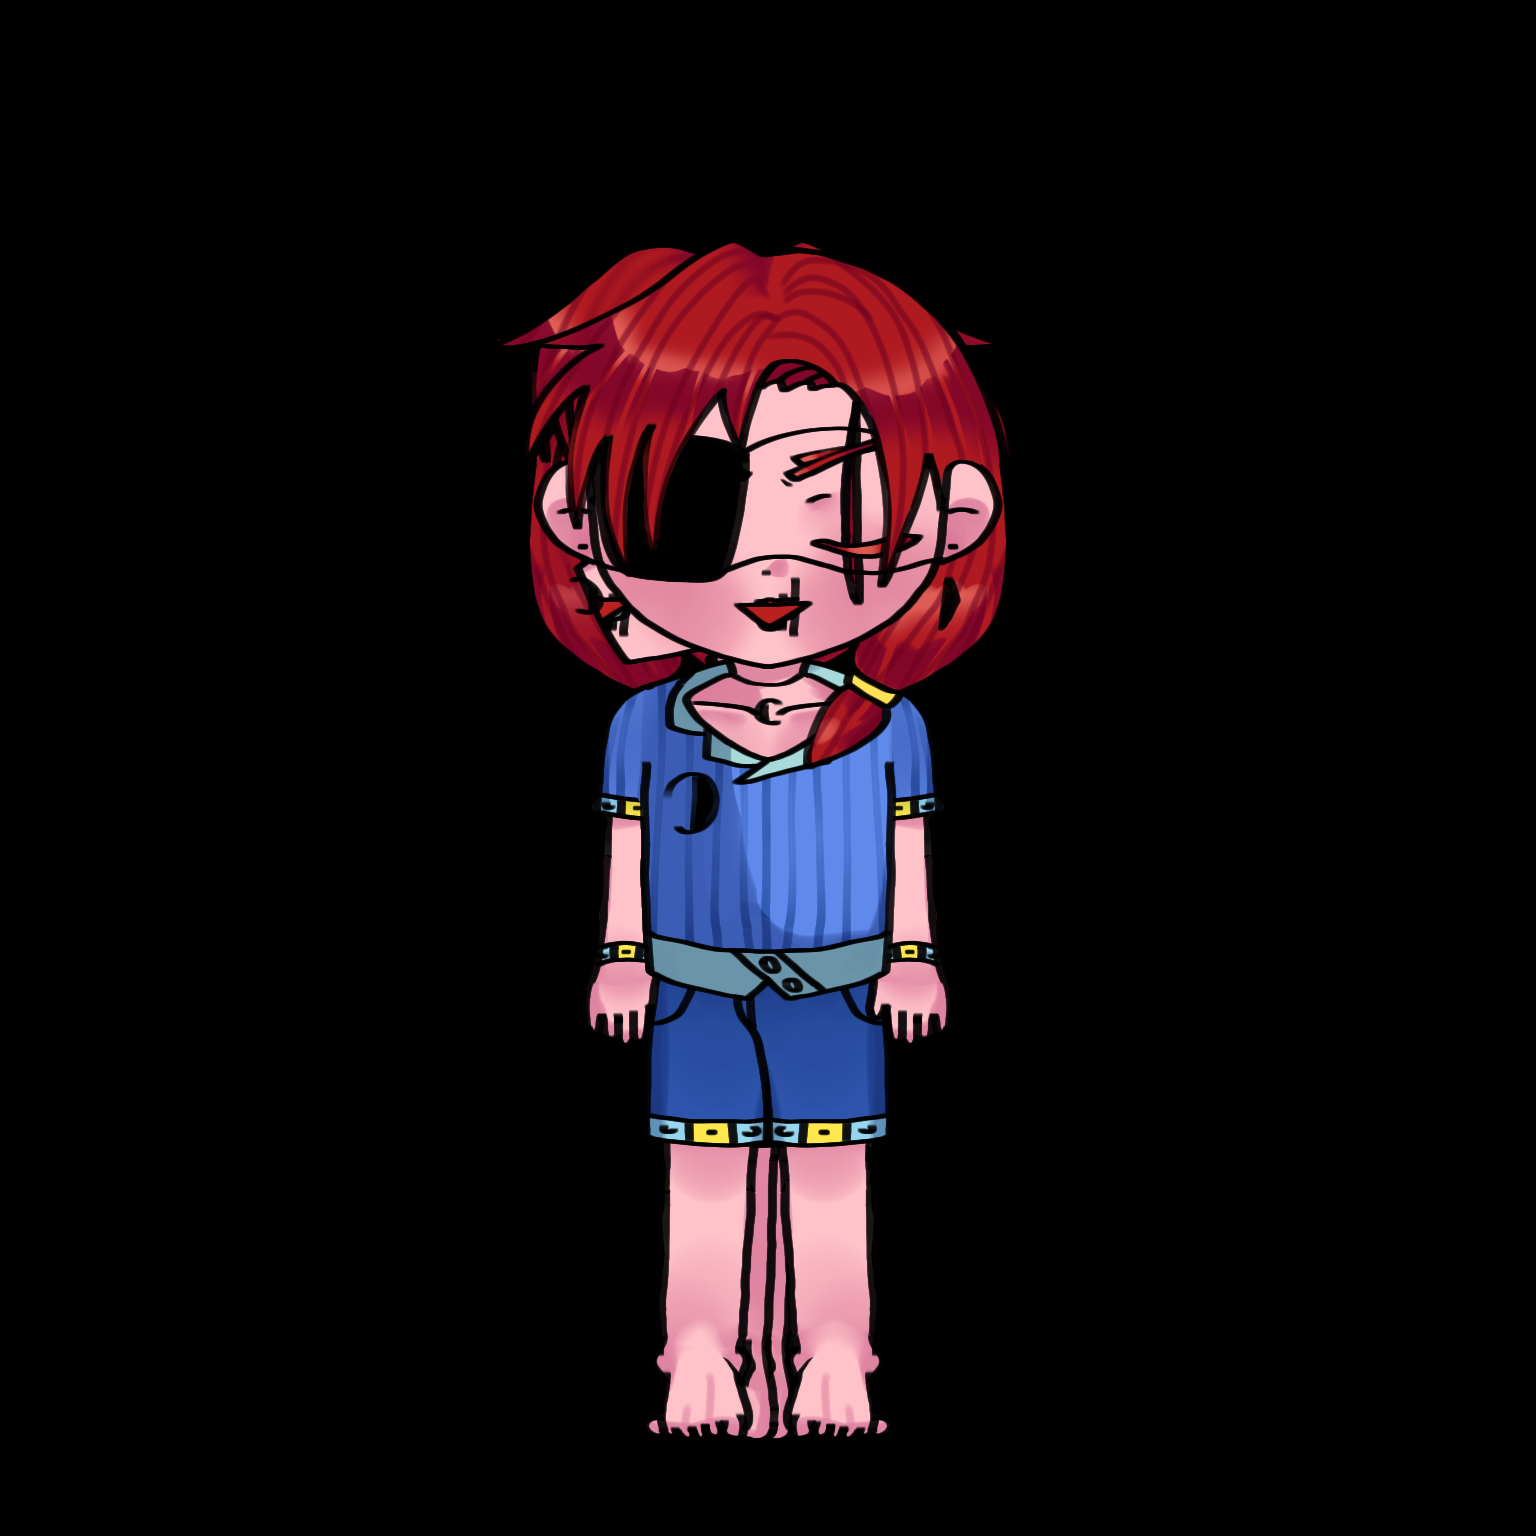
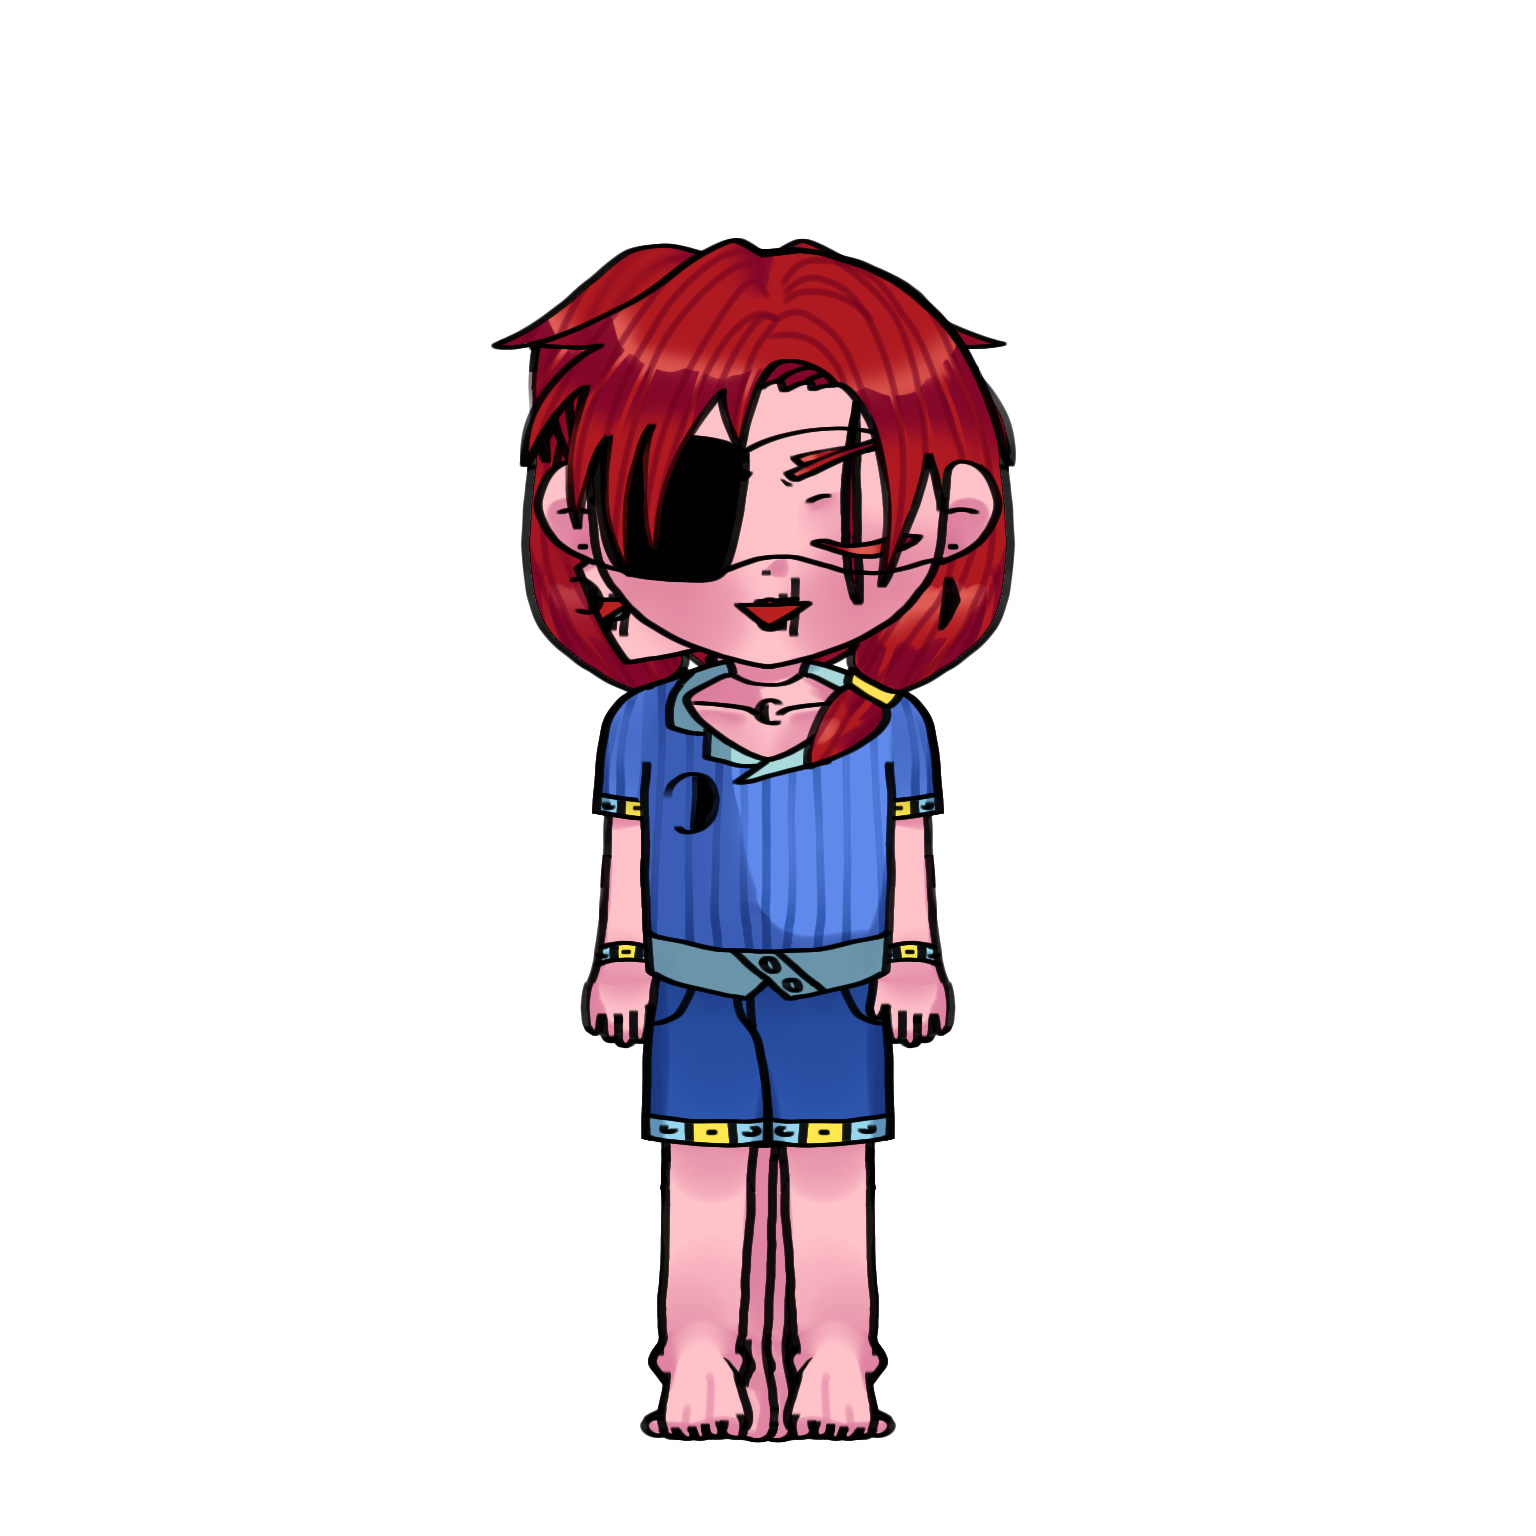
Two versions of the same layered image (1536 × 1536). Layer-by-layer changes:
moved "< 발" above "< 다리" over (647, 1325, 752, 1442)
moved "< 다리" above "< 허벅지" over (657, 1144, 751, 1348)